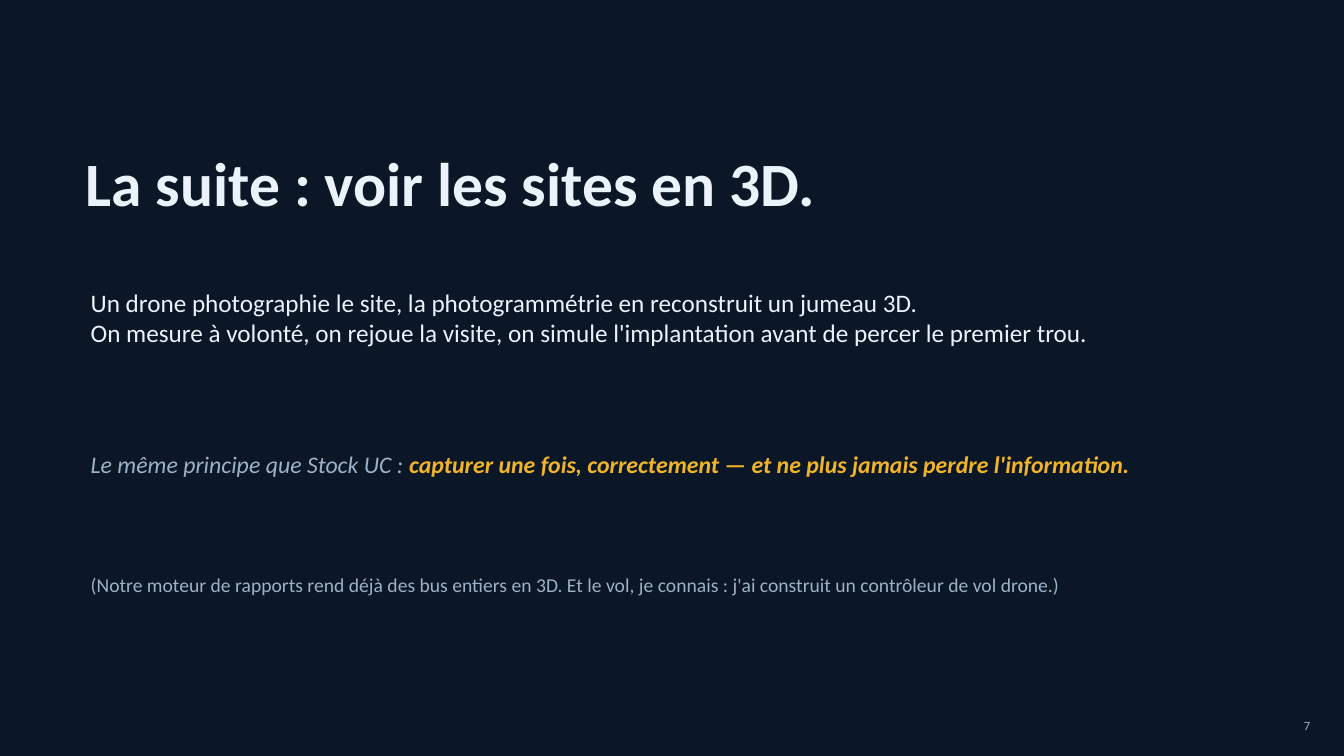
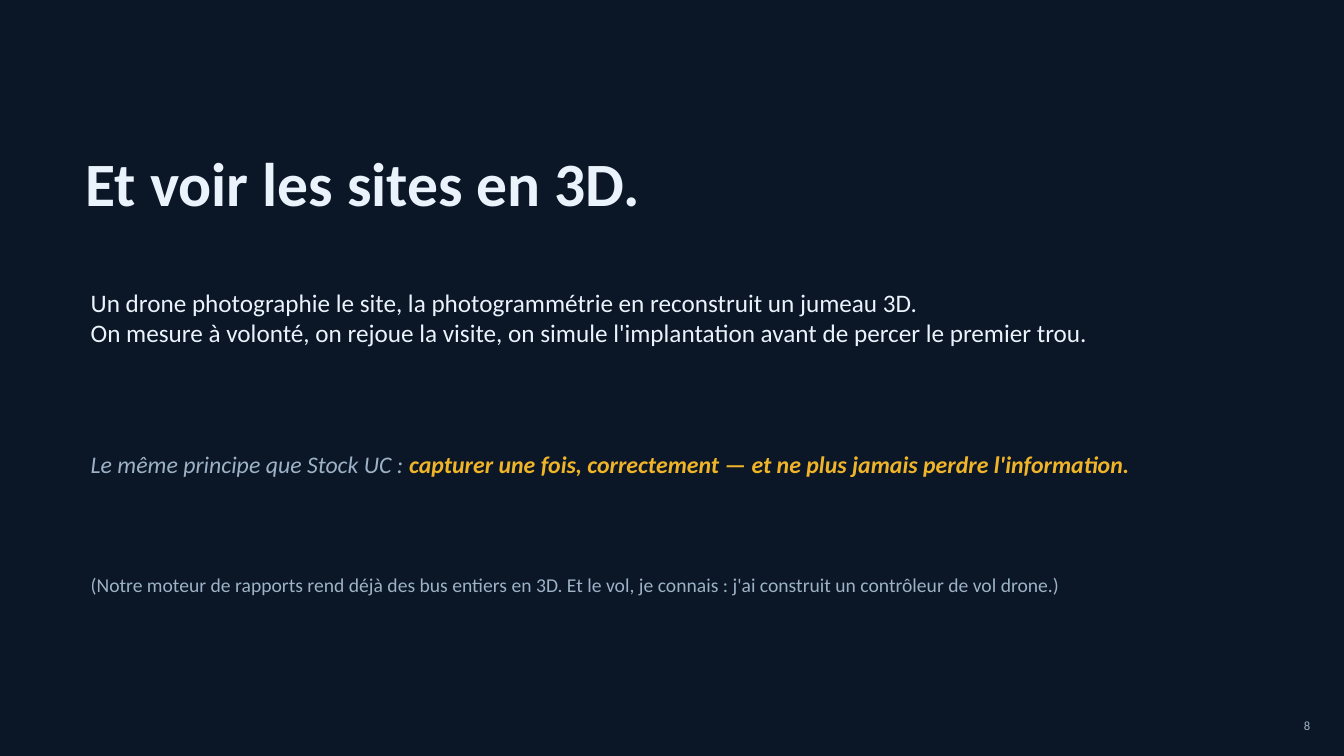
Before and after one commit to abysse8/abysse8, a slide deck: slide 8 of presentations/svt-huit-switches.pptx (slide 7 before the commit). Drawn at 1344x756 pixels with LibreOffice and Linux fonts; fonts in the diff are those of the drawing. Boxes give left, top, right and bottom in pixels: in the first picture for what was removed or moved away, otherwise in the second. Text is boxed around its words. In the diff, an @@ line names an element or a change of style, - is before the commit and + after.

```diff
--- a/presentations/svt-huit-switches.pptx
+++ b/presentations/svt-huit-switches.pptx
@@ text at <box>86,162,640,207</box>: text changed @@
-La suite : voir les sites en 3D.
+Et voir les sites en 3D.
@@ text at <box>1304,721,1310,730</box>: text changed @@
-7
+8
```
Also in this commit, not shown: 2 other slides changed, 1 slide added, 1 other file.
